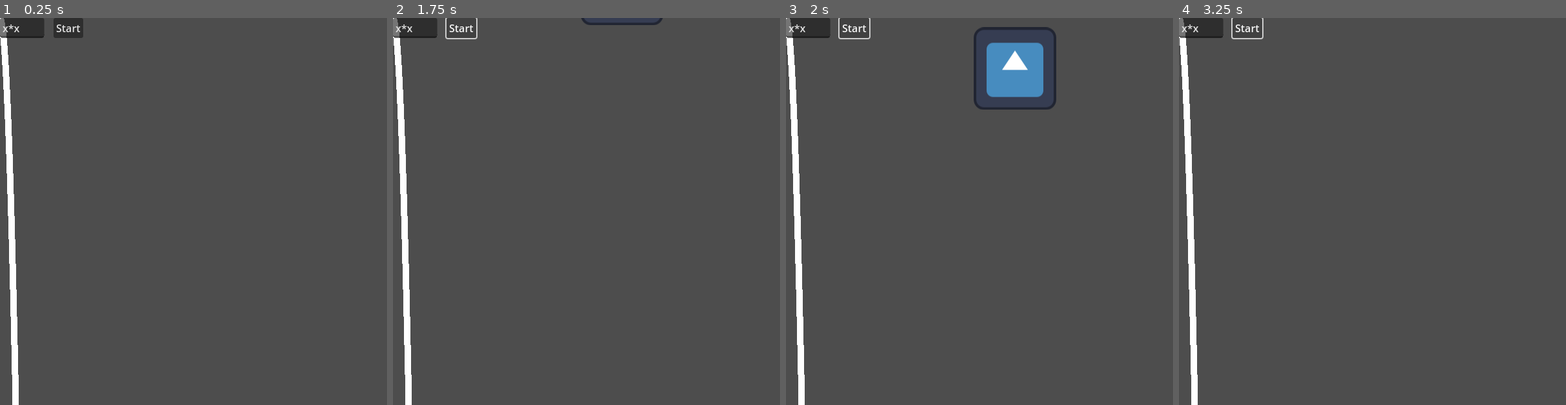
Above: before the commit, frames 1-4 (left to right).
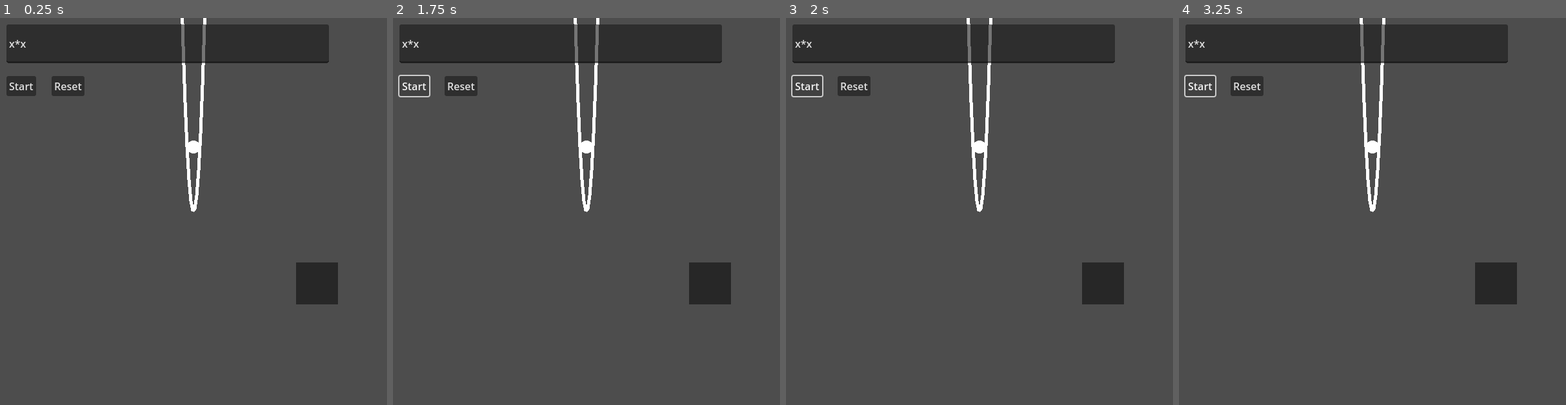
Above: after the commit, the same moments.

Repository: Iviv122/FunFunGame
Game: Godot game, scene res://demo.tscn
Same seed, same stepped clock (60 frames per second), same inputs: the game is played once before the commit and once after it. The engine's default icon, where the game draws it, is replaced by a stand-in: a white triangle on a blue panel in a dark square.
Inputs (mouse positions are in pixels of both pictures, inside the frame that each line leads up to):
- Up to frame 1 (0.25 s): no input
- Up to frame 2 (1.75 s): click (462, 87) at 0.5 s, where only the run after the commit has a clickable "Reset"; click "Start" at 1.25 s
- Up to frame 3 (2 s): no input
- Up to frame 4 (3.25 s): click "Start" at 2 s; click "Start" at 2.75 s

The runs differ from the first frame. In frame 1, 12% of the frame differs, in the area x 0-88%, y 0-100%; in frame 2, 12%; in frame 3, 13%; in frame 4, 12%.

Commit message:
Finish added

Diff:
--- a/demo.tscn
+++ b/demo.tscn
@@ -1,18 +1,42 @@
-[gd_scene load_steps=7 format=3 uid="uid://b74ju3rtwb8k4"]
+[gd_scene load_steps=13 format=3 uid="uid://b74ju3rtwb8k4"]
 
-[ext_resource type="Texture2D" uid="uid://bncgydei0a7nu" path="res://icon.svg" id="1_5hfv0"]
 [ext_resource type="Script" uid="uid://drb3ehbb4sd7q" path="res://objects/line.gd" id="1_c6xj6"]
 [ext_resource type="Script" uid="uid://cdbs17po5dtub" path="res://objects/ball.gd" id="1_m0rpm"]
 [ext_resource type="Script" uid="uid://dwcu3ihj2el7k" path="res://objects/start.gd" id="3_c6xj6"]
+[ext_resource type="Script" uid="uid://w6l6fb4dg36k" path="res://objects/reset.gd" id="4_c6xj6"]
+[ext_resource type="Script" uid="uid://1xn64xlrj0sc" path="res://objects/Exit.gd" id="5_6bw2v"]
 
-[sub_resource type="SegmentShape2D" id="SegmentShape2D_c6xj6"]
+[sub_resource type="PhysicsMaterial" id="PhysicsMaterial_m0rpm"]
 
 [sub_resource type="CircleShape2D" id="CircleShape2D_0bhed"]
+
+[sub_resource type="Gradient" id="Gradient_m0rpm"]
+interpolation_mode = 1
+offsets = PackedFloat32Array(0, 0.5, 0.675325)
+colors = PackedColorArray(1, 1, 1, 1, 1, 1, 1, 1, 1, 1, 1, 0)
+
+[sub_resource type="GradientTexture2D" id="GradientTexture2D_c6xj6"]
+gradient = SubResource("Gradient_m0rpm")
+fill = 1
+fill_from = Vector2(0.5, 0.5)
+fill_to = Vector2(1, 1)
+
+[sub_resource type="RectangleShape2D" id="RectangleShape2D_c6xj6"]
+size = Vector2(65, 65)
+
+[sub_resource type="Gradient" id="Gradient_c6xj6"]
+offsets = PackedFloat32Array(0)
+colors = PackedColorArray(0, 0, 0, 0.486275)
+
+[sub_resource type="GradientTexture2D" id="GradientTexture2D_6bw2v"]
+gradient = SubResource("Gradient_c6xj6")
+width = 65
+height = 65
 
 [node name="Node2D" type="Node2D"]
 
 [node name="Line2D" type="Line2D" parent="." node_paths=PackedStringArray("line", "s")]
-points = PackedVector2Array(744, -102)
+width = 5.0
 script = ExtResource("1_c6xj6")
 line = NodePath("../CanvasLayer/LineEdit")
 s = NodePath("StaticBody2D")
@@ -21,29 +45,58 @@
 [node name="StaticBody2D" type="StaticBody2D" parent="Line2D"]
 
 [node name="CollisionShape2D" type="CollisionShape2D" parent="Line2D/StaticBody2D"]
-shape = SubResource("SegmentShape2D_c6xj6")
 
 [node name="RigidBody2D" type="RigidBody2D" parent="." node_paths=PackedStringArray("s")]
-position = Vector2(355, -140)
+position = Vector2(0, -100)
+physics_material_override = SubResource("PhysicsMaterial_m0rpm")
 script = ExtResource("1_m0rpm")
-s = NodePath("../CanvasLayer/Button")
+s = NodePath("../CanvasLayer/Start")
 
 [node name="CollisionShape2D" type="CollisionShape2D" parent="RigidBody2D"]
 shape = SubResource("CircleShape2D_0bhed")
 
 [node name="Sprite2D" type="Sprite2D" parent="RigidBody2D"]
-texture = ExtResource("1_5hfv0")
+scale = Vector2(0.335, 0.335)
+texture = SubResource("GradientTexture2D_c6xj6")
 
 [node name="CanvasLayer" type="CanvasLayer" parent="."]
+offset = Vector2(-300, -300)
+transform = Transform2D(1, 0, 0, 1, -300, -300)
 follow_viewport_enabled = true
 
 [node name="LineEdit" type="LineEdit" parent="CanvasLayer"]
-offset_right = 68.5625
-offset_bottom = 31.0
+offset_left = 10.0
+offset_top = 10.0
+offset_right = 510.0
+offset_bottom = 70.0
 
-[node name="Button" type="Button" parent="CanvasLayer"]
-offset_left = 83.0
-offset_right = 91.0
-offset_bottom = 8.0
+[node name="Start" type="Button" parent="CanvasLayer"]
+offset_left = 10.0
+offset_top = 90.0
+offset_right = 56.0
+offset_bottom = 121.0
 text = "Start"
 script = ExtResource("3_c6xj6")
+metadata/_custom_type_script = "uid://dwcu3ihj2el7k"
+
+[node name="Reset" type="Button" parent="CanvasLayer"]
+offset_left = 80.0
+offset_top = 90.0
+offset_right = 131.0
+offset_bottom = 121.0
+text = "Reset"
+script = ExtResource("4_c6xj6")
+metadata/_custom_type_script = "uid://w6l6fb4dg36k"
+
+[node name="Camera2D" type="Camera2D" parent="."]
+
+[node name="Exit" type="Area2D" parent="."]
+position = Vector2(192, 112)
+script = ExtResource("5_6bw2v")
+metadata/_custom_type_script = "uid://1xn64xlrj0sc"
+
+[node name="CollisionShape2D" type="CollisionShape2D" parent="Exit"]
+shape = SubResource("RectangleShape2D_c6xj6")
+
+[node name="Sprite2D" type="Sprite2D" parent="Exit"]
+texture = SubResource("GradientTexture2D_6bw2v")
--- /dev/null
+++ b/objects/Exit.gd
@@ -0,0 +1,8 @@
+extends Area2D
+class_name Exit
+
+func _ready():
+    body_entered.connect(win)
+
+func win(_a):
+    print("win")
--- a/objects/ball.gd
+++ b/objects/ball.gd
@@ -1,6 +1,6 @@
 extends RigidBody2D
 
-@export var s : Starter
+@export var s : Start
 
 func _ready() -> void:
 	s.start.connect(start)
--- a/objects/line.gd
+++ b/objects/line.gd
@@ -1,14 +1,14 @@
 extends Line2D
 class_name MLine
 
-@export var line : LineEdit
+@export var line: LineEdit
 @export var s: StaticBody2D
 
 var l: float = -1000
 var h: float = 1000
-var step: float = 2
-var objs : Array[CollisionShape2D]
-var shapes : Array[SegmentShape2D]
+var step: float = 3
+var objs: Array[CollisionShape2D]
+var shapes: Array[SegmentShape2D]
 
 func _ready() -> void:
 	var i = l
@@ -22,21 +22,16 @@
 	line.text = "x*x";
 	line.text_changed.connect(f)
 
-	for j in points.size()-1:
+	for j in points.size() - 1:
 		objs.append(CollisionShape2D.new())
 		s.add_child(objs[j])
 
 		shapes.append(SegmentShape2D.new())
 
-
 	f("x*x")
 
 
-
-
 func redraw() -> void:
-
-
 	for i in points.size() - 1:
 		shapes[i].a = points[i]
 		shapes[i].b = points[i + 1]
@@ -44,19 +39,18 @@
 
 
 func f(_arg: String) -> void:
-
 	var ex = Expression.new()
 
 	var lambda = func(x):
-
 		if _arg.is_empty():
 			return 0
 
-		var eq = _arg.replace("x",str(x))
+		var eq = _arg.replace("x", str(x))
 
 		ex.parse(eq)
 
 		var res = ex.execute()
+
 		if res:
 			return res
 		else:
@@ -65,9 +59,9 @@
 	var i = l
 	var p: PackedVector2Array
 	while i <= h:
-		var point = Vector2(i, lambda.call(i))
+		var point = Vector2(i, -lambda.call(i))
 		p.append(point)
 		i += step
+	points = p
 
-	points = p
 	redraw()
--- /dev/null
+++ b/objects/reset.gd
@@ -0,0 +1,5 @@
+extends Button
+class_name Reset
+
+func _pressed() -> void:
+    get_tree().reload_current_scene()
--- a/objects/start.gd
+++ b/objects/start.gd
@@ -1,5 +1,5 @@
 extends Button
-class_name Starter
+class_name Start
 
 signal start
 
Not shown, added: objects/Exit.gd.uid
Not shown, added: objects/reset.gd.uid
